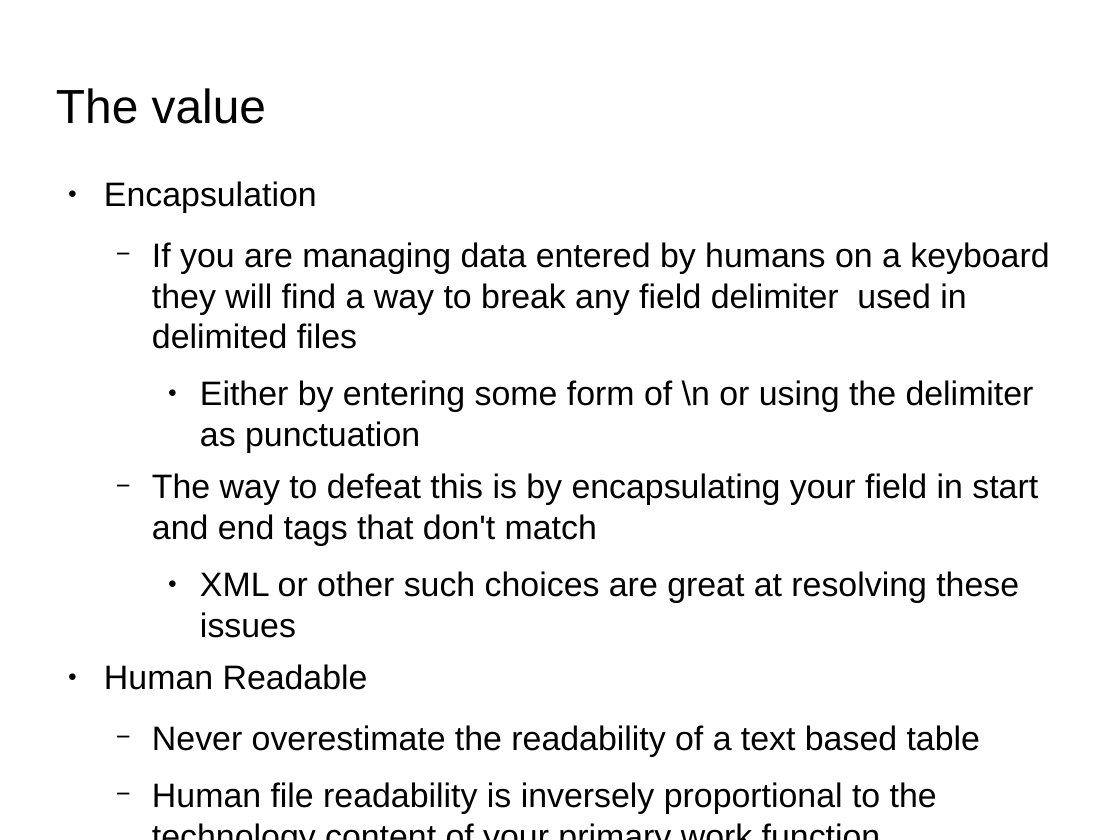
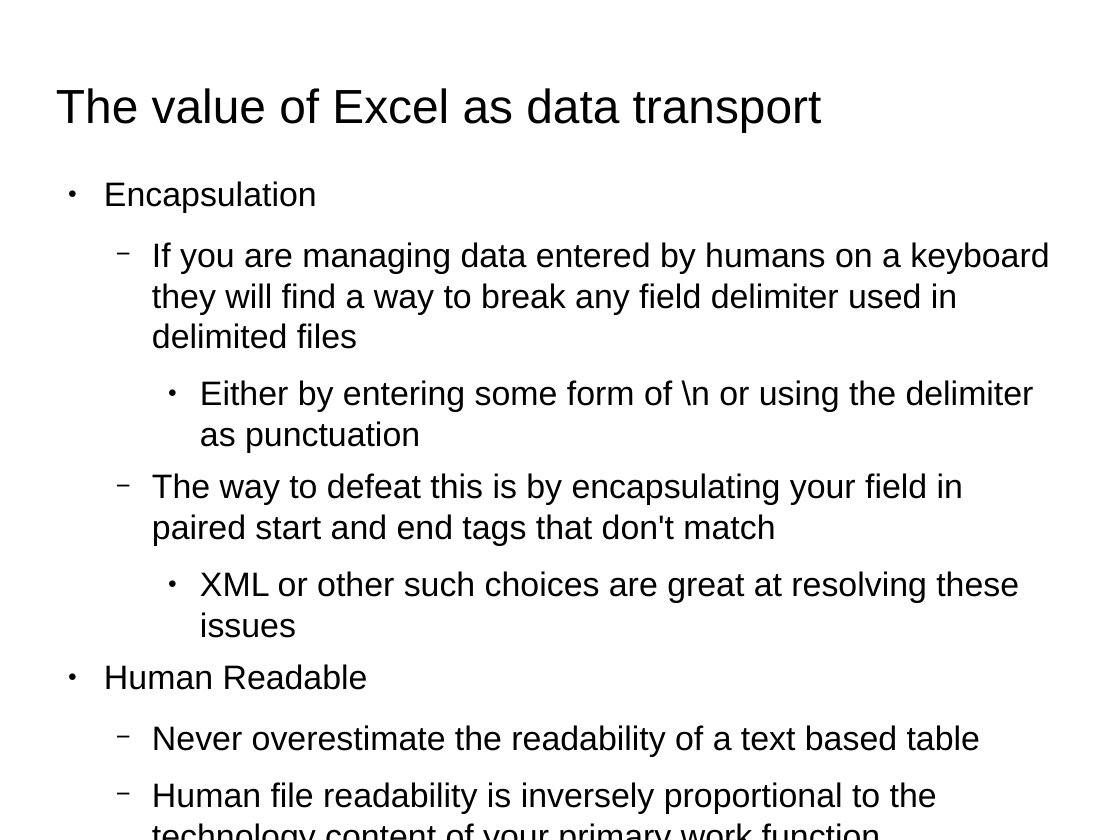
Before and after one commit to jandrew/Spreadsheet-XLSX-Reader-LibXML, a slide deck: slide 6 of SVPerlTalk.odp. Drawn at 1120x840 pixels with LibreOffice and Linux fonts; fonts in the diff are those of the drawing; background and template pictures are left out. Boxes give left, top, right and bottom in pixels: in the first picture for what was removed or moved away, otherwise in the second. Text is boxed around its words. In the diff, an @@ line names an element or a change of style, - is before the commit and + after.

```diff
--- a/SVPerlTalk.odp
+++ b/SVPerlTalk.odp
@@ title at (56,88,822,132): text changed @@
-The value
+The value of Excel as data transport
@@ text at (152,473,963,546): text changed @@
-  − The way to defeat this is by encapsulating your field in start and end tags that don't match
+  − The way to defeat this is by encapsulating your field in paired start and end tags that don't match
```
Also in this commit, not shown: 3 other slides changed, 3 slides added, 7 other files.
